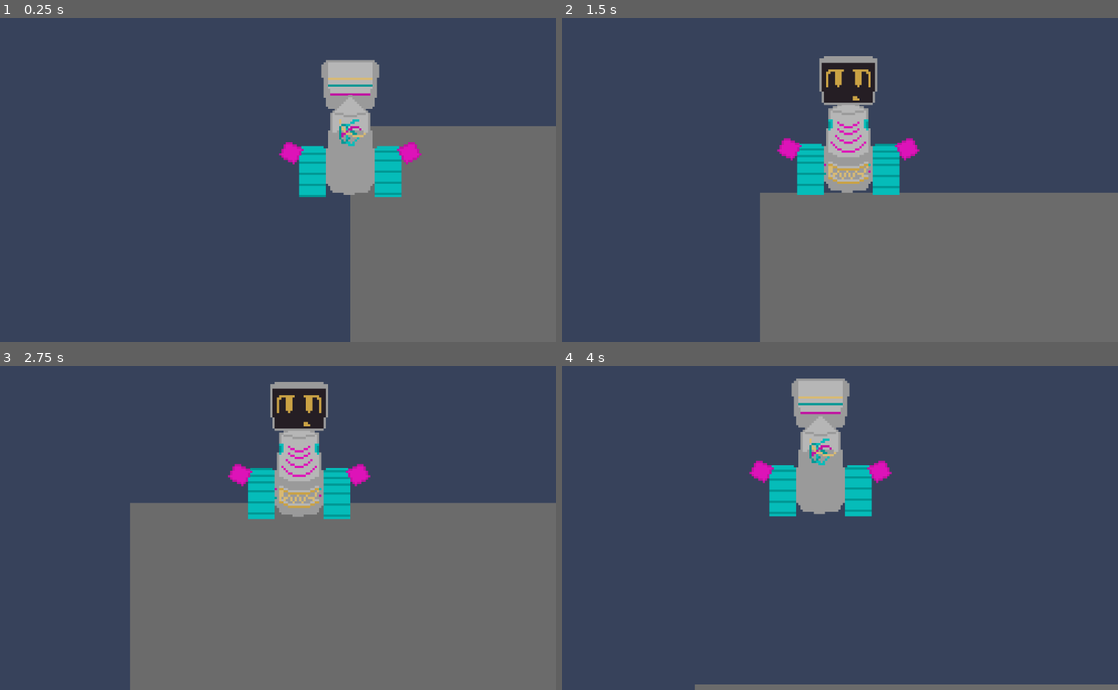
Above: before the commit, frames 1-4 (two rows, left to right).
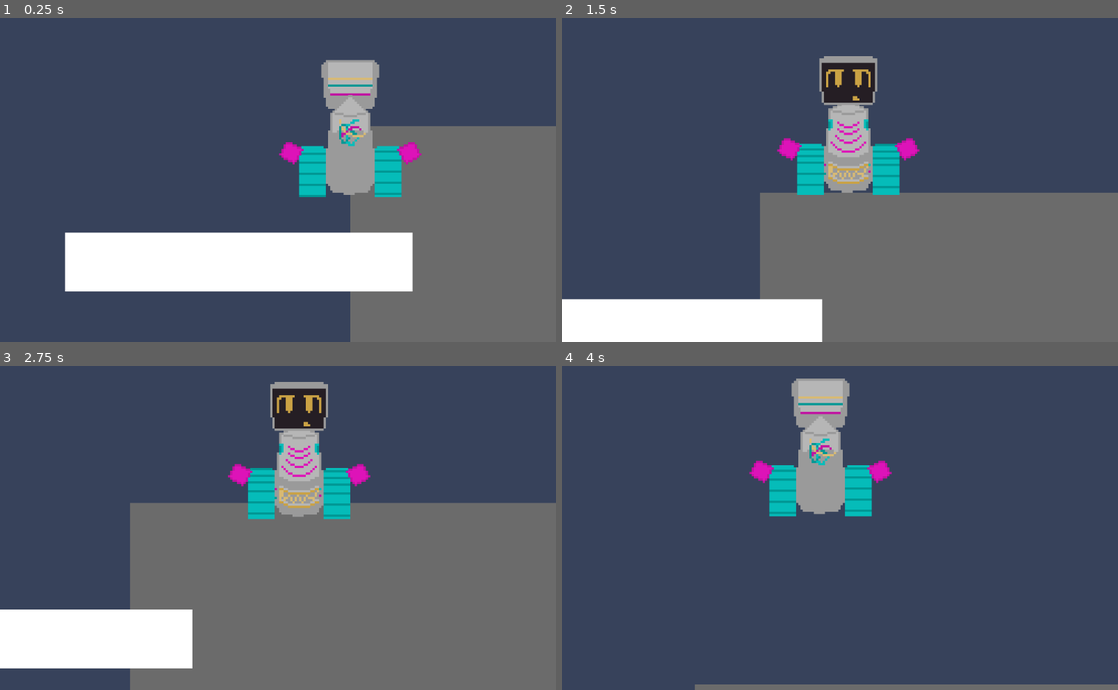
Above: after the commit, the same moments.

Repository: Kustardd/astra
Game: Godot game, scene res://scenes/world.tscn
Two runs of this game, one before a commit and one after it. Both use one fixed random seed, a clock stepped at 60 frames per second and the inputs below.
Inputs:
- Up to frame 1 (0.25 s): no input
- Up to frame 2 (1.5 s): hold Right (ui_right) 0.53-1.28 s; hold W (front) 0.53-1.28 s; hold Down (ui_down) from 1.28 s (still down); tap W (front) at 1.35 s
- Up to frame 3 (2.75 s): release Down (ui_down) at 2.03 s; hold Right (ui_right) from 2.03 s (still down); hold W (front) from 2.03 s (still down)
- Up to frame 4 (4 s): release Right (ui_right) at 2.78 s; release W (front) at 2.78 s; hold Up (ui_up) 2.78-3.53 s; tap W (front) at 2.85 s; hold Left (ui_left) from 3.53 s (still down); hold W (front) from 3.53 s (still down)

The runs differ from the first frame. In frame 1, 12% of the frame differs, in the area x 11-75%, y 66-85%; in frame 2, 6.2%; in frame 3, 6.3%; in frame 4, nothing differs.

Commit message:
added rect so its not invisible for the collision in the main world so far

Diff:
--- a/astra/astra.gd
+++ b/astra/astra.gd
@@ -18,6 +18,7 @@
 @onready var original:= position
 @onready var og_direction = true
 @onready var direction = "front"
+var moving:= false
 
 func load_direction(save_version):
 	var save_file = ConfigFile.new()
@@ -28,16 +29,14 @@
 		print("Loaded to saved direction.")
 		direction = save_file.get_value("Player_Direction", save_version, "front")
 
-
-
-var moving:= false
-
 func _process(_delta: float) -> void:
 	if og_direction == true:
 		load_direction(chosen_version)
 		og_direction = false
 
 	play_animation(direction)
+
+#region animations
 
 func play_animation(movement_direction): #changed the name of this and following parameters since it was causing a shadowed variable error, the name of the variable was the same as the name of the parameter it was filling
 	head_animation(movement_direction)
@@ -114,53 +113,7 @@
 		else: bumps.play("Right")
 		bumps.stop()
 
+#endregion
+
 func _physics_process(_delta: float) -> void:
 	move_and_slide()
-
-	#to find position change
-	#if position != original:
-		#original = position
-		#print(original)
-
-	#region kavin's stuff
-	#var direction := Input.get_vector("ui_left", "ui_right", "ui_up", "ui_down")
-	#var maxSpeed := baseSpeed * baseSpeedMultiplier
-	#var targetSpeed := direction * maxSpeed
-	#var accelerationRate := baseAccel
-	#
-	#if direction != Vector2.ZERO:
-		#currentState = State.Moving
-	#else:
-		#currentState = State.Idle
-	#
-	#match currentState:
-		#State.Idle:
-			#processIdleState(delta)
-		#State.Moving:
-			#processMovingState(direction, delta)
-			#
-	##playAnimation()
-	#move_and_slide()
-	#
-#func processIdleState(delta: float):
-	#velocity = velocity.move_toward(Vector2.ZERO, friction * delta)
-	#
-#func processMovingState(direction: Vector2, delta: float):
-	#var maxSpeed = baseSpeed * baseSpeedMultiplier
-	#var targetSpeed = direction * maxSpeed
-	#velocity = velocity.move_toward(targetSpeed, baseAccel * delta)
-	#
-#func updateDirection(directionVector: Vector2):
-	#if abs(directionVector.x) > abs(directionVector.y):
-		#if directionVector.x > 0:
-			#currentDirection = Direction.Right
-		#else:
-			#currentDirection = Direction.Left
-	#else:
-		#if directionVector.y > 0:
-			#currentDirection = Direction.Front
-		#else:
-			#currentDirection = Direction.Back
-
-# Work in progress - zilin u do it ur way hehe @nikki_aint_it
-#endregion
--- a/astra/astra.tscn
+++ b/astra/astra.tscn
@@ -388,7 +388,7 @@
 [node name="Treads" type="AnimatedSprite2D" parent="." unique_id=1480341040]
 texture_filter = 1
 sprite_frames = SubResource("SpriteFrames_hdqc5")
-animation = &"Left_Move"
+animation = &"Back"
 
 [node name="Bumps" type="AnimatedSprite2D" parent="." unique_id=74732400]
 texture_filter = 1
--- a/scenes/test_room.gd
+++ /dev/null
@@ -1,19 +0,0 @@
-extends Node2D
-
-
-# Called when the node enters the scene tree for the first time.
-func _ready() -> void:
-	pass # Replace with function body.
-
-
-# Called every frame. 'delta' is the elapsed time since the previous frame.
-func _process(delta: float) -> void:
-	pass
-
-
-func _on_area_2d_body_entered(body: Node2D) -> void:
-	pass # Replace with function body.
-
-
-func _on_area_2d_body_exited(body: Node2D) -> void:
-	pass # Replace with function body.
--- a/scenes/test_room.tscn
+++ /dev/null
@@ -1,38 +0,0 @@
-[gd_scene format=3 uid="uid://c1llbfsaafnyr"]
-
-[ext_resource type="Script" uid="uid://nw7xbyrxu0op" path="res://scenes/test_room.gd" id="1_im37l"]
-
-[sub_resource type="RectangleShape2D" id="RectangleShape2D_2arpm"]
-size = Vector2(86.5, 76.5)
-
-[sub_resource type="RectangleShape2D" id="RectangleShape2D_80elw"]
-size = Vector2(403, 151)
-
-[node name="TestRoom" type="Node2D" unique_id=520124421]
-script = ExtResource("1_im37l")
-
-[node name="ColorRect" type="ColorRect" parent="." unique_id=1789115124]
-offset_left = -214.0
-offset_top = -129.0
-offset_right = 186.0
-offset_bottom = 140.0
-color = Color(0.36727744, 0.21006814, 0.036346033, 1)
-metadata/_edit_use_anchors_ = true
-
-[node name="Roof" type="Polygon2D" parent="ColorRect" unique_id=668728318]
-polygon = PackedVector2Array(-1, -6, 171, -160, 396, 1)
-
-[node name="Area2D" type="Area2D" parent="." unique_id=2083331322]
-
-[node name="CollisionShape2D" type="CollisionShape2D" parent="Area2D" unique_id=1777935480]
-position = Vector2(-49, 149)
-shape = SubResource("RectangleShape2D_2arpm")
-
-[node name="StaticBody2D" type="StaticBody2D" parent="." unique_id=553356906]
-
-[node name="CollisionShape2D" type="CollisionShape2D" parent="StaticBody2D" unique_id=889012434]
-position = Vector2(-17, 64)
-shape = SubResource("RectangleShape2D_80elw")
-
-[connection signal="body_entered" from="Area2D" to="." method="_on_area_2d_body_entered"]
-[connection signal="body_exited" from="Area2D" to="." method="_on_area_2d_body_exited"]
--- a/scenes/world.tscn
+++ b/scenes/world.tscn
@@ -27,6 +27,12 @@
 position = Vector2(-278, -409)
 shape = SubResource("RectangleShape2D_0ugm7")
 
+[node name="ColorRect" type="ColorRect" parent="Outside/Walls" unique_id=1225068536]
+offset_left = -585.0
+offset_top = -456.0
+offset_right = 40.0
+offset_bottom = -350.0
+
 [node name="Rendering" type="Node2D" parent="Outside" unique_id=458833726]
 
 [node name="Astra" parent="Outside/Rendering" unique_id=445600270 instance=ExtResource("2_4wyf3")]
Not shown, removed: scenes/test_room.gd.uid
